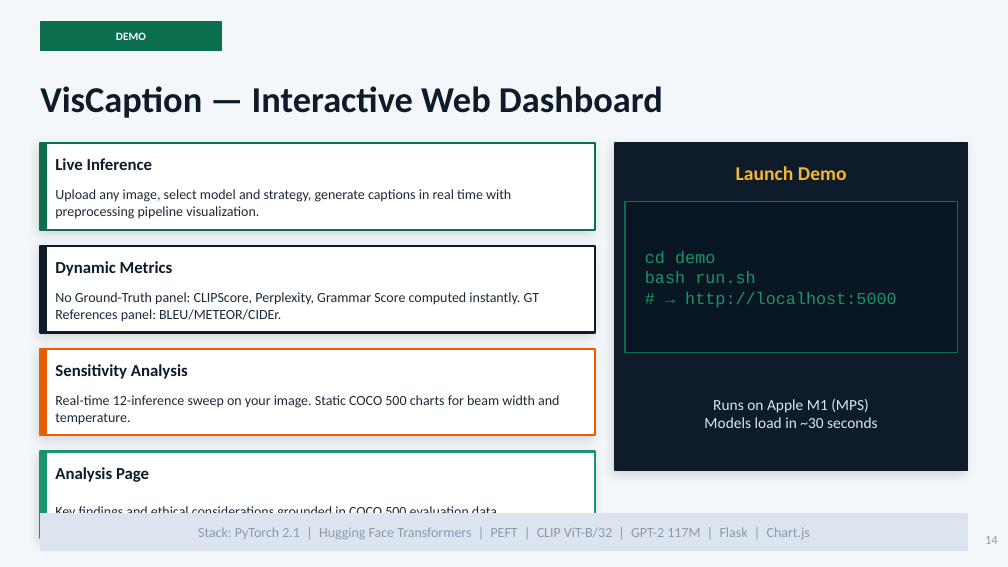
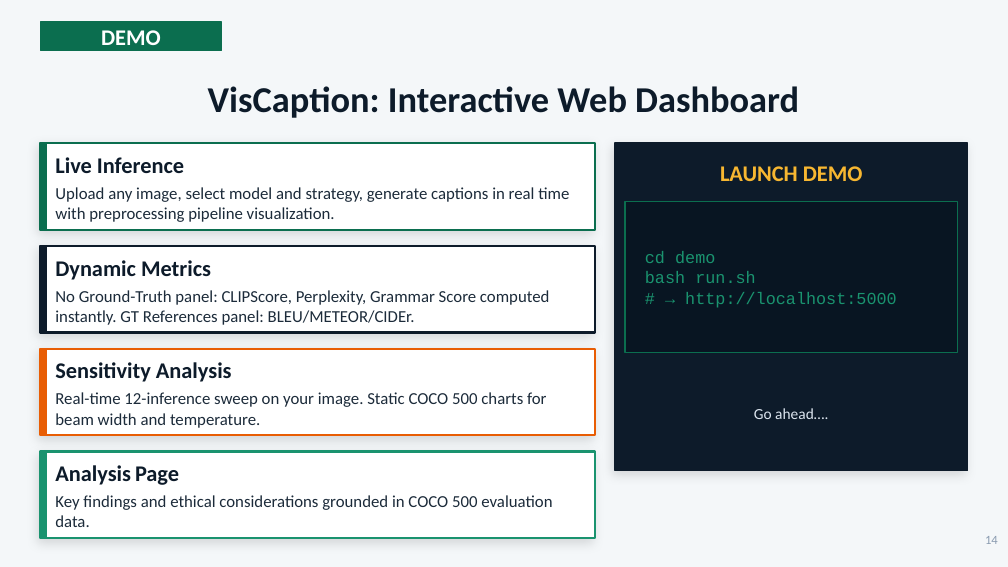
Before and after one commit to lequo-neu/Generative_Project, a slide deck: slide 14 of reports/Generative_Presentation_Group8.pptx. Drawn at 1008x567 pixels with LibreOffice and Linux fonts; fonts in the diff are those of the drawing. Boxes give left, top, right and bottom in pixels: in the first picture for what was removed or moved away, otherwise in the second. Text is boxed around its words. In the diff, an @@ line names an element or a change of style, - is before the commit and + after.

Commit message:
demo

```diff
--- a/reports/Generative_Presentation_Group8.pptx
+++ b/reports/Generative_Presentation_Group8.pptx
@@ text "DEMO" at [101, 30, 161, 45]: size 8 to 16 pt @@
@@ text at [208, 86, 799, 118]: text changed @@
-VisCaption — Interactive Web Dashboard
+VisCaption: Interactive Web Dashboard
@@ text at [720, 166, 863, 181]: text changed; size 14 to 16 pt @@
-Launch Demo
+LAUNCH DEMO
@@ text at [754, 408, 828, 419]: text changed @@
-Runs on Apple M1 (MPS)
-Models load in ~30 seconds
+Go ahead….
@@ size 12 to 16 pt in 4 elements at [55, 157, 184, 173], [55, 260, 211, 280], [55, 362, 232, 382], [55, 465, 179, 485] @@
@@ size 10 to 12 pt in 4 elements at [55, 187, 569, 222], [55, 290, 549, 325], [55, 392, 546, 428], [55, 495, 552, 527] @@
@@ rectangle removed at [40, 514, 968, 550] @@
@@ text removed at [198, 527, 810, 539] @@
-Stack: PyTorch 2.1 | Hugging Face Transformers | PEFT | CLIP ViT-B/32 | GPT-2 117M | Flask | Chart.js
```
Also in this commit, not shown: 14 other slides changed, 4 other files.
